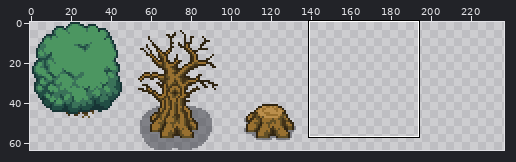
Sprite sheet -- Kingdom/Assets/Art/Mystic Woods/tilesets/Tree_1.png. The first picture is a wide view before the edit; the outline marks the close-up.
Close-up. First the earlier version:
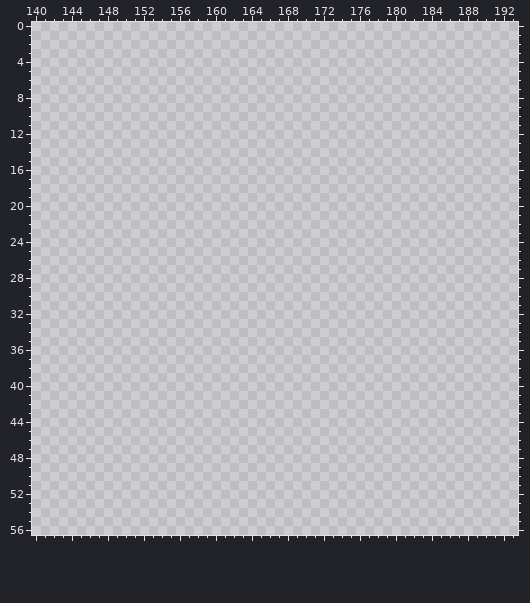
The file is 256x64 pixels. Colours within 5 levels of each other are drawn and written as one. Shown: x 140..193, y 0..56. The wide view leaves out empty margins. The commit also changed other parts of the picture, which this record leaves out.
And afterwards:
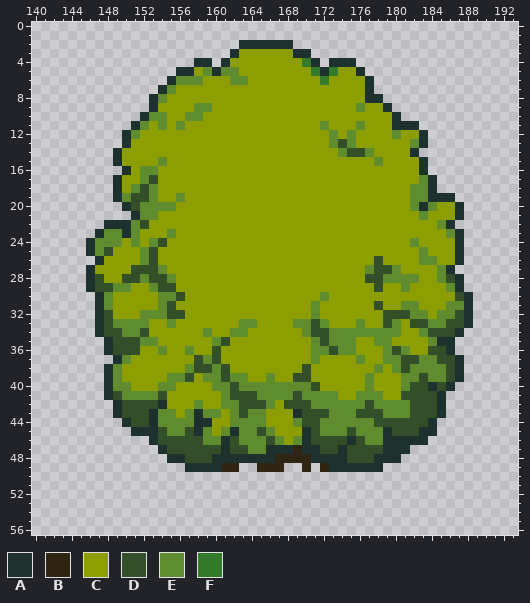
Palette (. is transparent): A #1d312e  B #302512  C #8c9e00  D #334f29  E #5e8c2e  F #347b2c
Change:
@@ x 140..193 @@
  1 ......................................................
- 2 ......................................................
- 3 ......................................................
- 4 ......................................................
- 5 ......................................................
- 6 ......................................................
- 7 ......................................................
- 8 ......................................................
- 9 ......................................................
-10 ......................................................
-11 ......................................................
-12 ......................................................
-13 ......................................................
-14 ......................................................
-15 ......................................................
-16 ......................................................
-17 ......................................................
-18 ......................................................
-19 ......................................................
-20 ......................................................
-21 ......................................................
-22 ......................................................
-23 ......................................................
-24 ......................................................
-25 ......................................................
-26 ......................................................
-27 ......................................................
-28 ......................................................
-29 ......................................................
-30 ......................................................
-31 ......................................................
-32 ......................................................
-33 ......................................................
-34 ......................................................
-35 ......................................................
-36 ......................................................
-37 ......................................................
-38 ......................................................
-39 ......................................................
-40 ......................................................
-41 ......................................................
-42 ......................................................
-43 ......................................................
-44 ......................................................
-45 ......................................................
-46 ......................................................
-47 ......................................................
-48 ......................................................
-49 ......................................................
+ 2 .......................AAAAAA.........................
+ 3 ......................ACCCCCCAA.......................
+ 4 ..................AA.ACCCCCCCCFA.AAA..................
+ 5 ................AACEAEECCCCCCCCFAFCCA.................
+ 6 ...............AEEECCCEECCCCCCCCFCCCCA................
+ 7 ..............AECCCCCCCCCCCCCCCCCCCCCA................
+ 8 .............AECCCCCCCCCCCCCCCCCCCCCCAA...............
+ 9 .............ACCCCEECCCCCCCCCCCCCCCCECCA..............
+10 ............AEECCEECCCCCCCCCCCCCCCCCCCCCA.............
+11 ...........AECECECCCCCCCCCCCCCCCECCCECCCAAA...........
+12 ..........AECCCCCCCCCCCCCCCCCCCCCECECCCCECCA..........
+13 ..........ACCCCCCCCCCCCCCCCCCCCCCEDECCCCCCEA..........
+14 .........ACCCCCCCCCCCCCCCCCCCCCCCCEDDECCCCA...........
+15 .........ACCCCECCCCCCCCCCCCCCCCCCCCCCCECCCCA..........
+16 ..........ACEECCCCCCCCCCCCCCCCCCCCCCCCCCCCCA..........
+17 .........ACCEDCCCCCCCCCCCCCCCCCCCCCCCCCCCCCEA.........
+18 .........ACEDECCCCCCCCCCCCCCCCCCCCCCCCCCCCEEA.........
+19 .........AEDDECCECCCCCCCCCCCCCCCCCCCCCCCCCEEAAA.......
+20 ..........ADEEEECCCCCCCCCCCCCCCCCCCCCCCCCCEAECCA......
+21 ...........AEECCCCCCCCCCCCCCCCCCCCCCCCCCCCCECCCA......
+22 ........AAAEDCCCCCCCCCCCCCCCCCCCCCCCCCCCCCCCCEA.......
+23 .......AEEAECCCECCCCCCCCCCCCCCCCCCCCCCCCCCCCCCEA......
+24 ......AEEECECEDCCCCCCCCCCCCCCCCCCCCCCCCCCCECCCCA......
+25 ......AEDCCCEDCCCCCCCCCCCCCCCCCCCCCCCCCCCCCECCCA......
+26 .......ACCCCEDCCCCCCCCCCCCCCCCCCCCCCCCDCCCCEECCA......
+27 ......ACCCCDDDECCCCCCCCCCCCCCCCCCCCCCEDDECCCCEA.......
+28 ......ADCCDDEDDECCCCCCCCCCCCCCCCCCCCCDDEEEECCEDA......
+29 ......ADDEECCEDDCCCCCCCCCCCCCCCCCCCCCCDCCECCCCEA......
+30 .......AECCCCCEEDCCCCCCCCCCCCCCCECCCCCCCCCCCCCCDA.....
+31 .......AECCCCCEDCCCCCCCCCCCCCCCECCCCCCDCCEECCCEEA.....
+32 .......ADCCCEEEDDCCCCCCCCCCCCCCECCCCCCCDDDEECEEDA.....
+33 .......ADEEEECCECCCCCCCEECCCCEEDECCCECCDECDDEEDDA.....
+34 .......ADDEEDCCCCCCECCEECCCCCCEDDEEEEEEEECCEDDDA......
+35 ........ADDDEECCCCCCEDCCCCCCCCCEDEEECCEECCCCEAA.......
+36 ........ADDDCCECCECCDCCCCCCCCCCEEDEECCCEDECCDDA.......
+37 .........AECCCCCCCDEDCCCCCCCCCCECCCCECCEEDDEEDDA......
+38 ........AECCCCCCCEDDEDCCCCCCCCDCCCCCCCECEDEEEEDA......
+39 ........AECCCCCEEDCEEDEECCECCDDCCCCCCECCCEEDEEDA......
+40 ........AEECCCEECCCCEEDEEEEEEEEDCCCCCECCCEDDADA.......
+41 ........ADEEEEDCCCCCCEDDDEEEEDEEEECCEEECCDDDDA........
+42 .........ADDDDACCCECCEEDDDECDDDEEEEEEDEEEEDDDA........
+43 .........ADDDAEECEAEECEDEECCCADDDEEEDDDEEEDDDA........
+44 ..........ADDAEEEEAACCEEEECCCEDDEEEEEEDDDDDDA.........
+45 ...........AAADEEDAECEAEEDECCCADEEEDEEEADDDAA.........
+46 .............ADDDDDEEADEEEDECEADDDDADEEAAAAA..........
+47 ..............ADDDDDDADDEEAAABAADDADDDDAAA............
+48 ...............AADDDAAAAAAABBBBAAAADDDAAA.............
+49 .................AAAABB..BBB..B.BAAAAAA...............
 50 ......................................................
